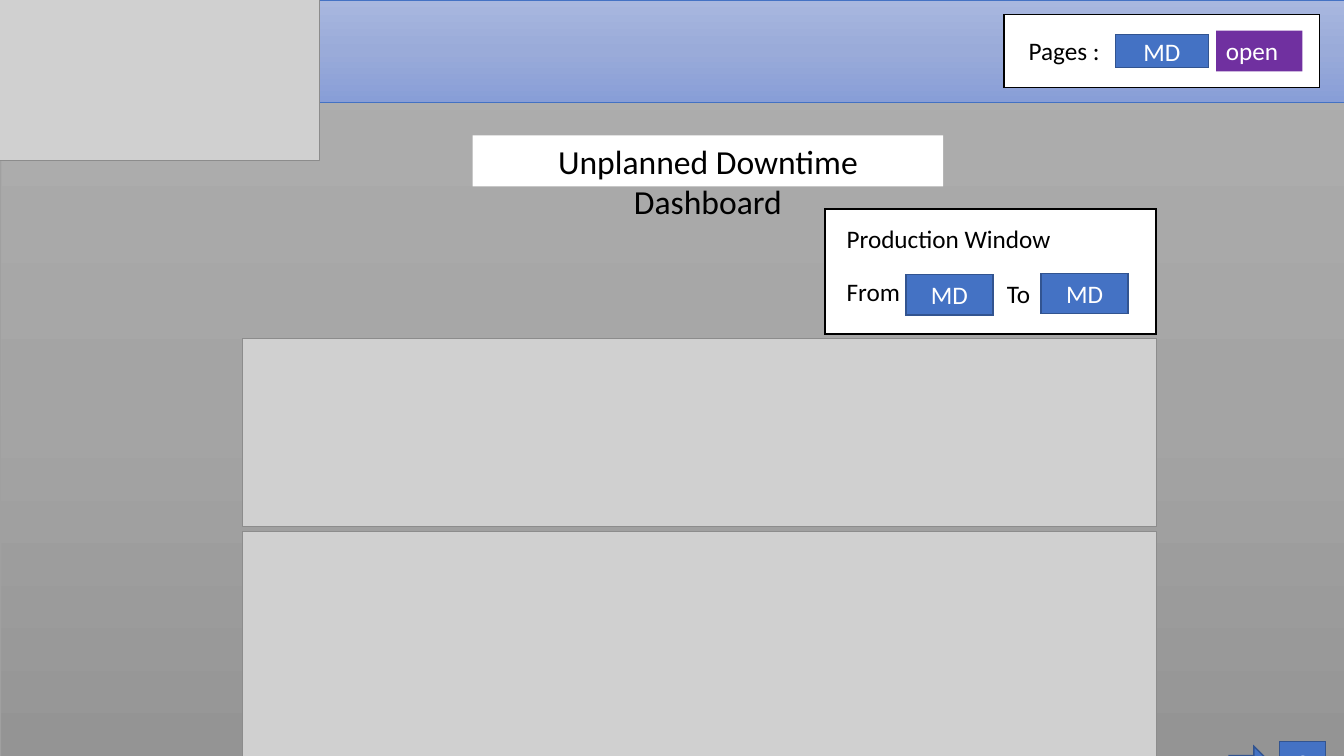
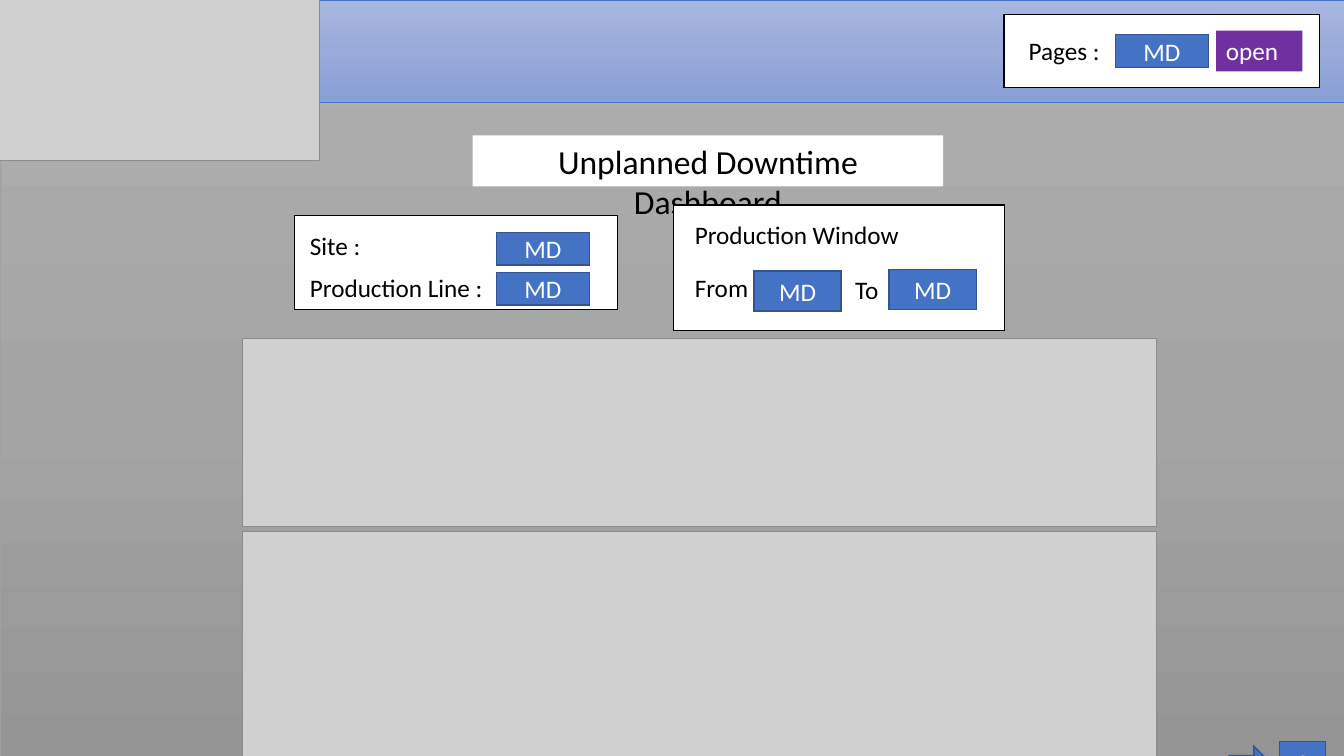
Before and after one commit to thotrb/Corteva, a slide deck: slide 7 of OLE/Dashboard.pptx. Drawn at 1344x756 pixels with LibreOffice and Linux fonts; fonts in the diff are those of the drawing; grey boxes stand for pictures. Boxes give left, top, right and bottom in pixels: in the first picture for what was removed or moved away, otherwise in the second. Text is boxed around its words. In the diff, an @@ line names an element or a change of style, - is before the commit and + after.

```diff
--- a/OLE/Dashboard.pptx
+++ b/OLE/Dashboard.pptx
@@ 3 texts, 2 rectangles: place and size @@
-3 texts, 2 rectangles at (826,209,1156,334)
+3 texts, 2 rectangles at (674,205,1004,330)
@@ rectangle added at (294,216,618,310), fill #FFFFFF, outline #000000 1 pt @@
@@ text added at (310,237,348,255), 18 pt, text #000000 @@
+Site :
@@ rectangle added at (497,232,590,265), fill #4472C4, outline #325491 1 pt, 18 pt, text #FFFFFF @@
+MD
@@ rectangle "MD": place and size @@
-rectangle "MD" at (1042,273,1128,314)
+rectangle "MD" at (889,269,976,310)
@@ text added at (310,279,470,297), 18 pt, text #000000 @@
+Production Line :
@@ rectangle added at (497,272,590,306), fill #4472C4, outline #325491 1 pt, 18 pt, text #FFFFFF @@
+MD
```
Also in this commit, not shown: 1 other slide changed, 7 other files.
